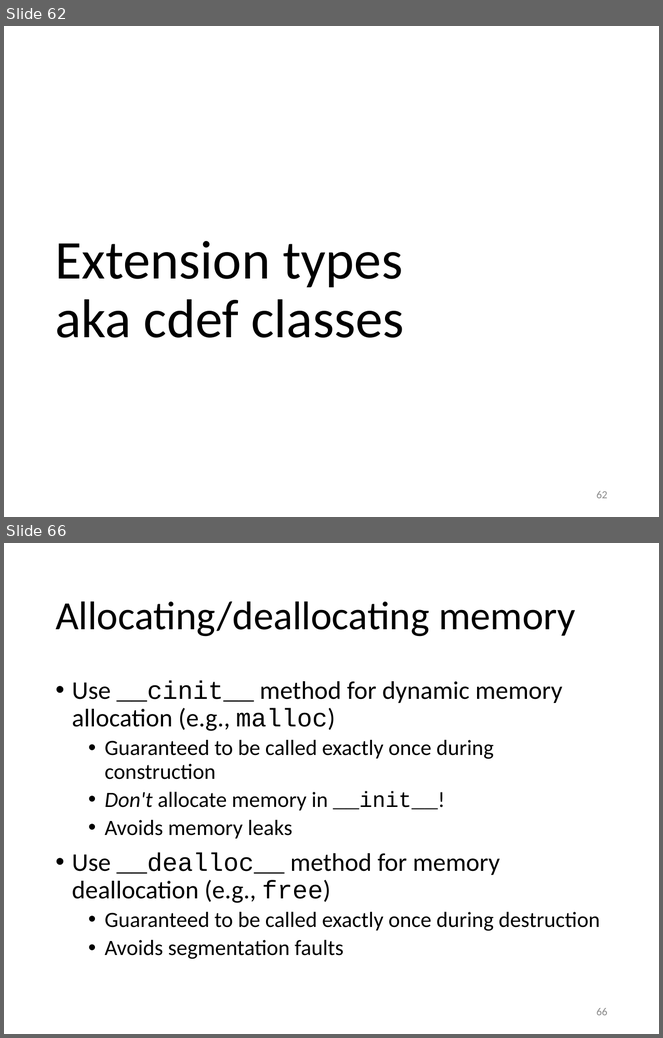
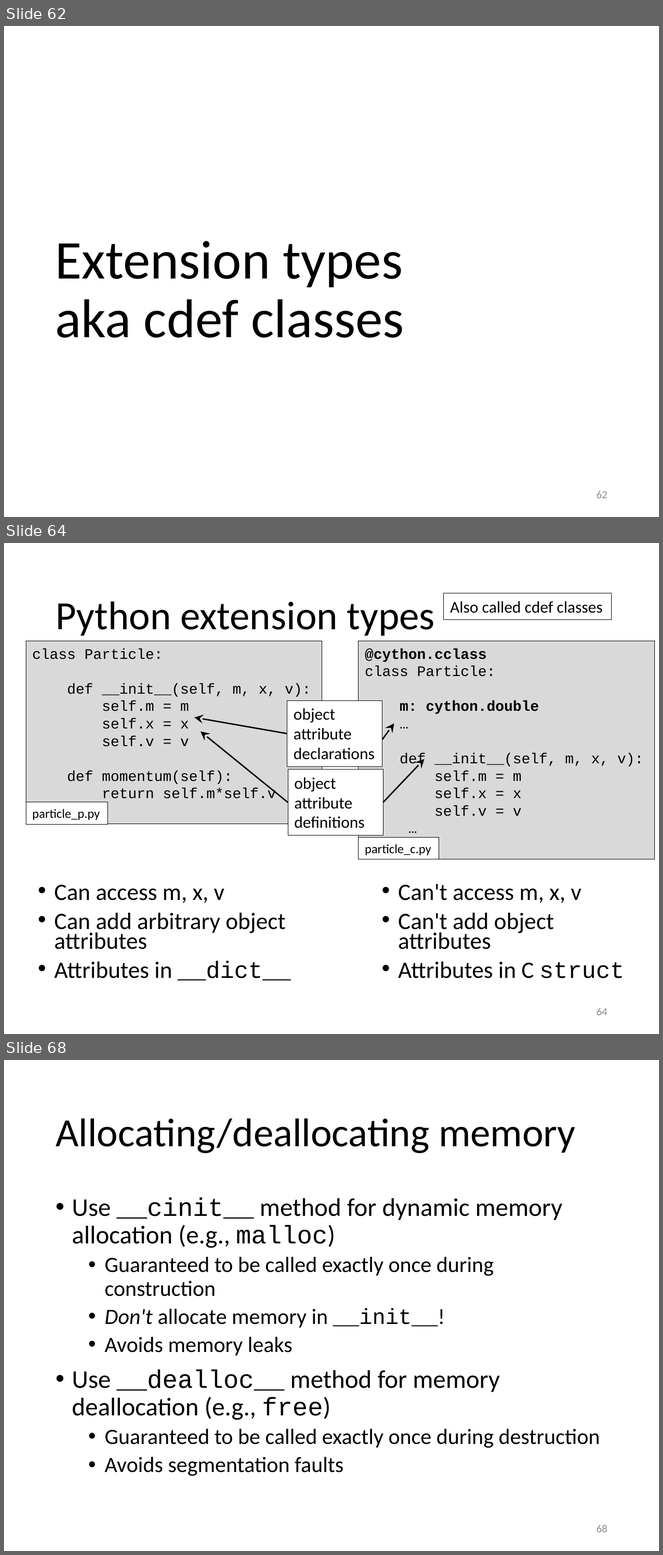
Before and after one commit to gjbex/Python-for-HPC, a slide deck: python_for_hpc.pptx. Shown one above the other, each under a label of ours: slides 62 and 66 before the commit, slides 62, 64 and 68 after it; the slides between them are not shown. The pictures are 663x1038 and 663x1555 pixels, drawn with LibreOffice and Linux fonts; fonts in the diff are those of the drawing. Boxes give left, top, right and bottom in pixels: in the first picture for what was removed or moved away, otherwise in the second. Text is boxed around its words. In the diff, an @@ line names an element or a change of style, - is before the commit and + after.

Commit message:
Update extension types for Cython 3.x

```diff
--- a/python_for_hpc.pptx
+++ b/python_for_hpc.pptx
@@ slide 64 added at (x1=4, y1=543, x2=659, y2=1034), background #FFFFFF @@
@@ title added at (x1=55, y1=601, x2=435, y2=636), 44 pt, text #000000 @@
+Python extension types
@@ rectangle added at (x1=443, y1=593, x2=611, y2=619), outline #000000 0.75 pt, 18 pt, text #000000 @@
+Also called cdef classes
@@ rectangle added at (x1=26, y1=641, x2=322, y2=824), fill #D9D9D9, outline #000000 0.75 pt, 16 pt, text #000000 @@
+class Particle:
+def __init__(self, m, x, v):
+self.m = m
+self.x = x
+self.v = v
+def momentum(self):
+return self.m*self.v
@@ rectangle added at (x1=359, y1=641, x2=655, y2=860), fill #D9D9D9, outline #000000 0.75 pt, 16 pt, text #000000 @@
+@cython.cclass
+class Particle:
+m: cython.double
+…
+def __init__(self, m, x, v):
+self.m = m
+self.x = x
+self.v = v
+…
+…
@@ rectangle added at (x1=287, y1=701, x2=382, y2=767), fill #FFFFFF, outline #000000 0.75 pt, 18 pt, text #000000 @@
+object
+attribute
+declarations
@@ arrow added from (287, 734) to (195, 717), #000000 1.5 pt @@
@@ arrow added from (383, 740) to (395, 724), #000000 1.5 pt @@
@@ arrow added from (288, 802) to (201, 732), #000000 1.5 pt @@
@@ arrow added from (384, 802) to (425, 759), #000000 1.5 pt @@
@@ rectangle added at (x1=288, y1=770, x2=383, y2=836), fill #FFFFFF, outline #000000 0.75 pt, 18 pt, text #000000 @@
+object
+attribute
+definitions
@@ rectangle added at (x1=26, y1=802, x2=107, y2=825), fill #FFFFFF, outline #000000 0.75 pt, 14 pt, text #000000 @@
+particle_p.py
@@ rectangle added at (x1=359, y1=838, x2=439, y2=860), fill #FFFFFF, outline #000000 0.75 pt, 14 pt, text #000000 @@
+particle_c.py
@@ text added at (x1=54, y1=885, x2=291, y2=981), 25.9 pt, text #000000 @@
+• Can access m, x, v
+• Can add arbitrary object attributes
+• Attributes in __dict__
@@ text added at (x1=398, y1=884, x2=624, y2=979), 25.9 pt, text #000000 @@
+• Can't access m, x, v
+• Can't add object attributes
+• Attributes in C struct
@@ page number added at (x1=597, y1=1008, x2=608, y2=1016), 12 pt, text #8C8C8C @@
+64
@@ what was slide 66 is now slide 68 @@
@@ page number at (x1=597, y1=1525, x2=608, y2=1533): text changed @@
-66
+68
```
Also in this commit, not shown: 4 slides changed, 1 other slide added.
